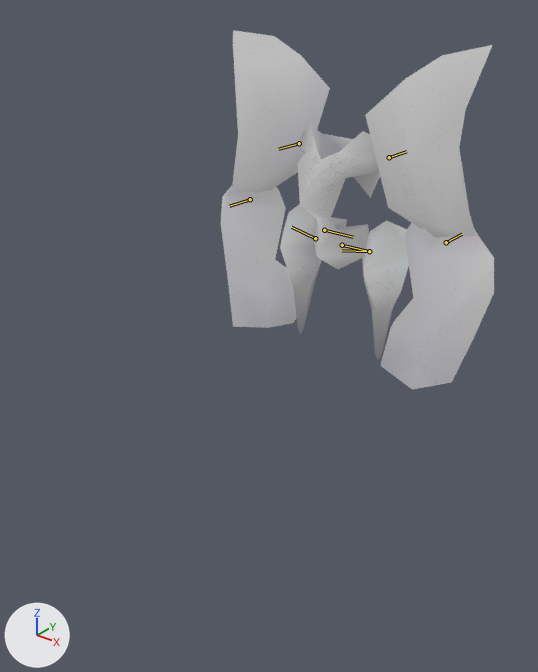
Before and after pictures for a commit that changed the glTF model assets/enemies/swordman_b/swordman_b.glb.
One viewpoint serves both versions: a camera (50 mm lens) standing at (4.84, -7.51, 4.49) and looking at (-0.2, -1.21, 0.58). The lights are fixed; the arrows at lower left show +X, +Y and +Z. The picture after the commit comes second. The bones that bend it are drawn over the model as lines.

Objects in the first picture: 'b_162.001'.
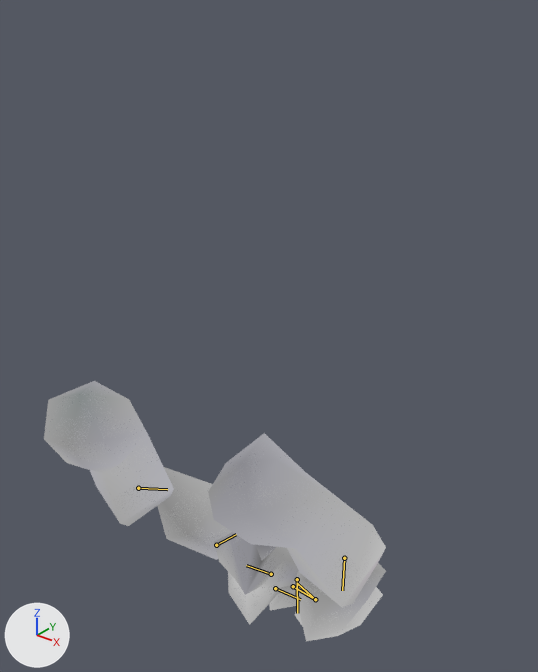
The newer file adds an action. The first version stands in its rest pose; the second is drawn at frame 21 of the action 'b062_ded'.

Where the change shows, as pixel boxes (x1, y1, x2, y2) in the pictures (538 x 672 px):
'b_162.001', posed (25% wider, 28% shorter): before (221, 30, 494, 390); after (44, 381, 386, 641)
bone 'main_body', root to tip: before (342, 245) to (369, 251); after (293, 586) to (315, 599)
bone 'spine', root to tip: before (324, 230) to (353, 237); after (275, 588) to (300, 599)
bone 'l_fore_arm', root to tip: before (446, 242) to (462, 234); after (344, 558) to (342, 590)
bone 'r_fore_arm', root to tip: before (250, 199) to (229, 206); after (138, 488) to (167, 489)
bone 'l_thigh', root to tip: before (369, 251) to (342, 250); after (315, 599) to (297, 583)
bone 'l_upper_arm', root to tip: before (389, 157) to (406, 151); after (297, 579) to (297, 613)
bone 'r_thigh', root to tip: before (315, 238) to (291, 227); after (271, 574) to (246, 565)
bone 'r_upper_arm', root to tip: before (299, 143) to (278, 149); after (216, 545) to (236, 534)

The edits, one by one:
Bone 'main_body' (bone_main_body) moves from (0.0, 0.0, 0.0) to (-4.969, 0.0, -0.903).
Bone 'main_body' (bone_main_body) turns from (0, 0, 0) to (0, 2, 0) degrees about its own x, y and z.
Bone 'spine' (bone_spine) turns from (0, 0, 0) to (8, 46, 2) degrees about its own x, y and z.
Bone 'l_fore_arm' (bone_l_fore_arm) moves from (0.0, 0.0, 0.0) to (1.88, -0.97, -0.097).
Bone 'l_fore_arm' (bone_l_fore_arm) turns from (0, 0, 0) to (-33, 21, 155) degrees about its own x, y and z.
Bone 'r_fore_arm' (bone_r_fore_arm) moves from (0.0, 0.0, 0.0) to (-1.709, 1.397, -0.333).
Bone 'r_fore_arm' (bone_r_fore_arm) turns from (0, 0, 0) to (-68, 13, 155) degrees about its own x, y and z.
Bone 'l_thigh' (bone_l_thigh) turns from (0, 0, 0) to (-15, -166, 14) degrees about its own x, y and z.
Bone 'l_upper_arm' (bone_l_upper_arm) moves from (0.0, 0.0, 0.0) to (0.034, -0.675, 0.018).
Bone 'l_upper_arm' (bone_l_upper_arm) turns from (0, 0, 0) to (31, -15, -147) degrees about its own x, y and z.
Bone 'r_thigh' (bone_r_thigh) turns from (0, 0, 0) to (14, -166, -14) degrees about its own x, y and z.
Bone 'r_upper_arm' (bone_r_upper_arm) moves from (0.0, 0.0, 0.0) to (0.067, 0.811, -0.031).
Bone 'r_upper_arm' (bone_r_upper_arm) turns from (0, 0, 0) to (-45, -14, 122) degrees about its own x, y and z.
